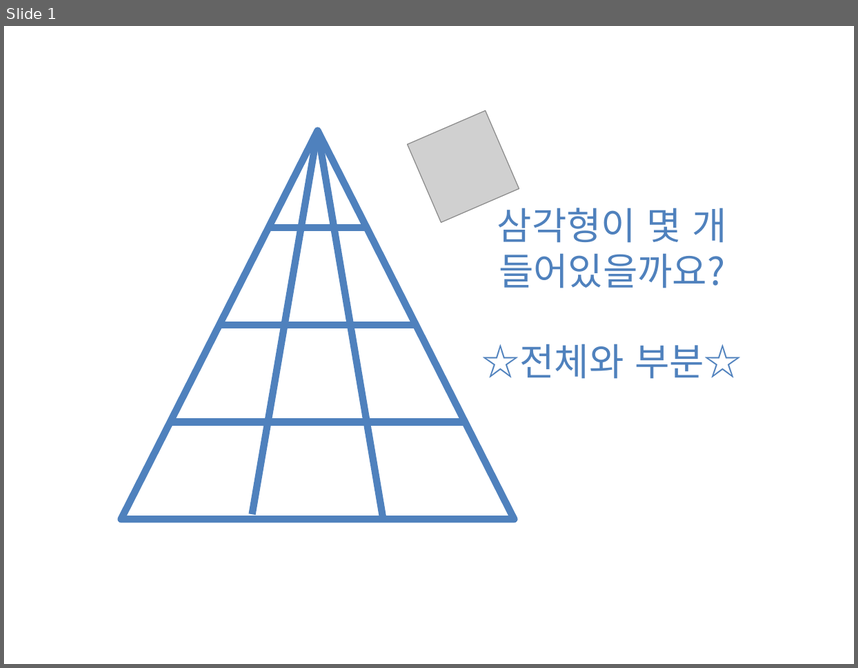
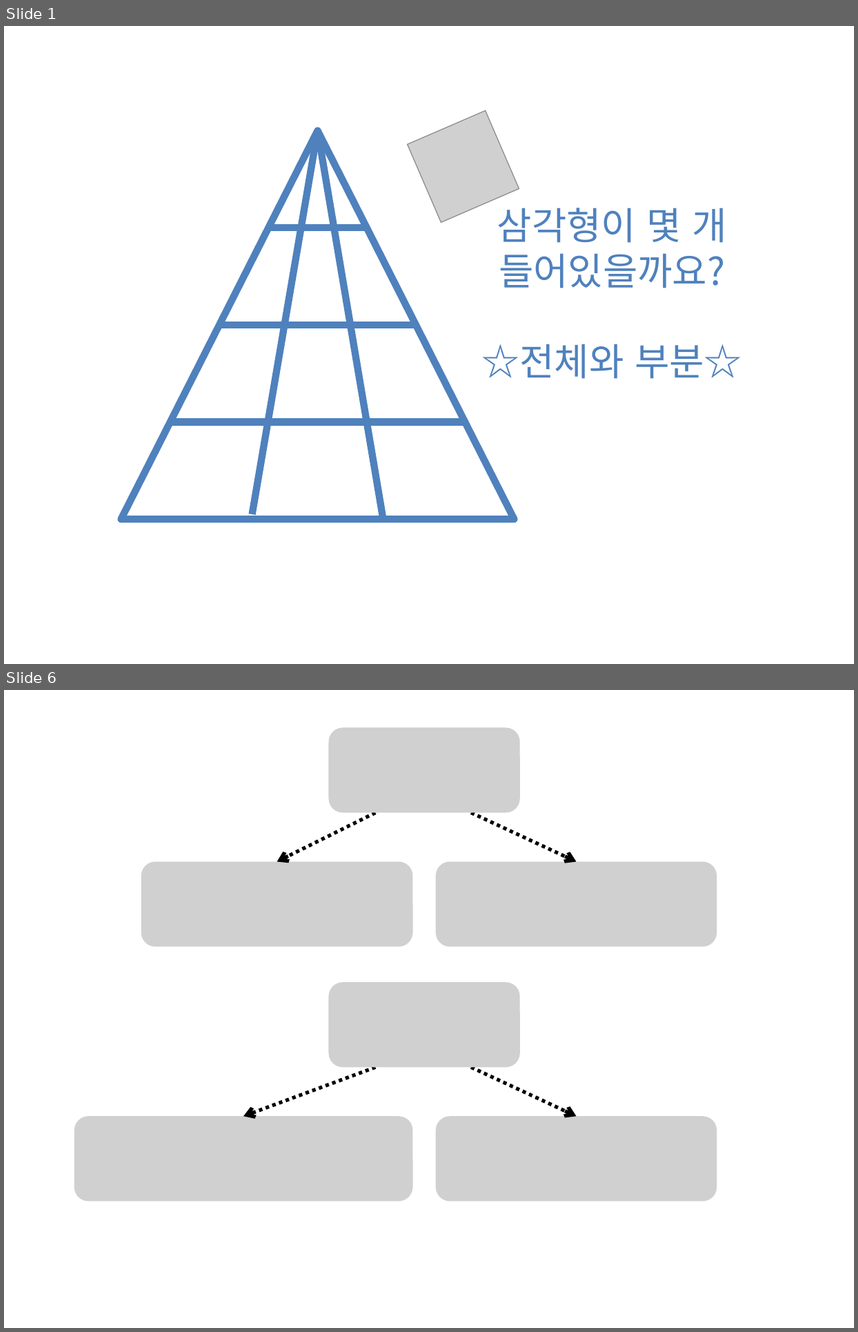
Before and after one commit to answeredbyablemind/answeredbyablemind.github.io, a slide deck: pics/2021-11-02-RM_ANOVA/pics.pptx. Shown one above the other, each under a label of ours: slide 1 before the commit, slides 1 and 6 after it; the slides between them are not shown. The pictures are 858x668 and 858x1332 pixels, drawn with LibreOffice and Linux fonts; fonts in the diff are those of the drawing; grey boxes stand for pictures. Boxes give left, top, right and bottom in pixels: in the first picture for what was removed or moved away, otherwise in the second. Text is boxed around its words. In the diff, an @@ line names an element or a change of style, - is before the commit and + after.

```diff
--- a/pics/2021-11-02-RM_ANOVA/pics.pptx
+++ b/pics/2021-11-02-RM_ANOVA/pics.pptx
@@ slide 6 added at [4,690,854,1328], background #FFFFFF @@
@@ picture added at [329,727,520,812] @@
@@ arrow added from (375, 812) to (277, 862), #000000 3 pt dashed @@
@@ arrow added from (472, 812) to (576, 862), #000000 3 pt dashed @@
@@ picture added at [141,862,413,947] @@
@@ picture added at [436,862,717,947] @@
@@ picture added at [329,983,520,1067] @@
@@ arrow added from (375, 1067) to (243, 1116), #000000 3 pt dashed @@
@@ arrow added from (472, 1067) to (576, 1116), #000000 3 pt dashed @@
@@ picture added at [74,1116,413,1201] @@
@@ picture added at [436,1116,717,1201] @@
```
Also in this commit, not shown: 4 other slides added, 7 other files.
